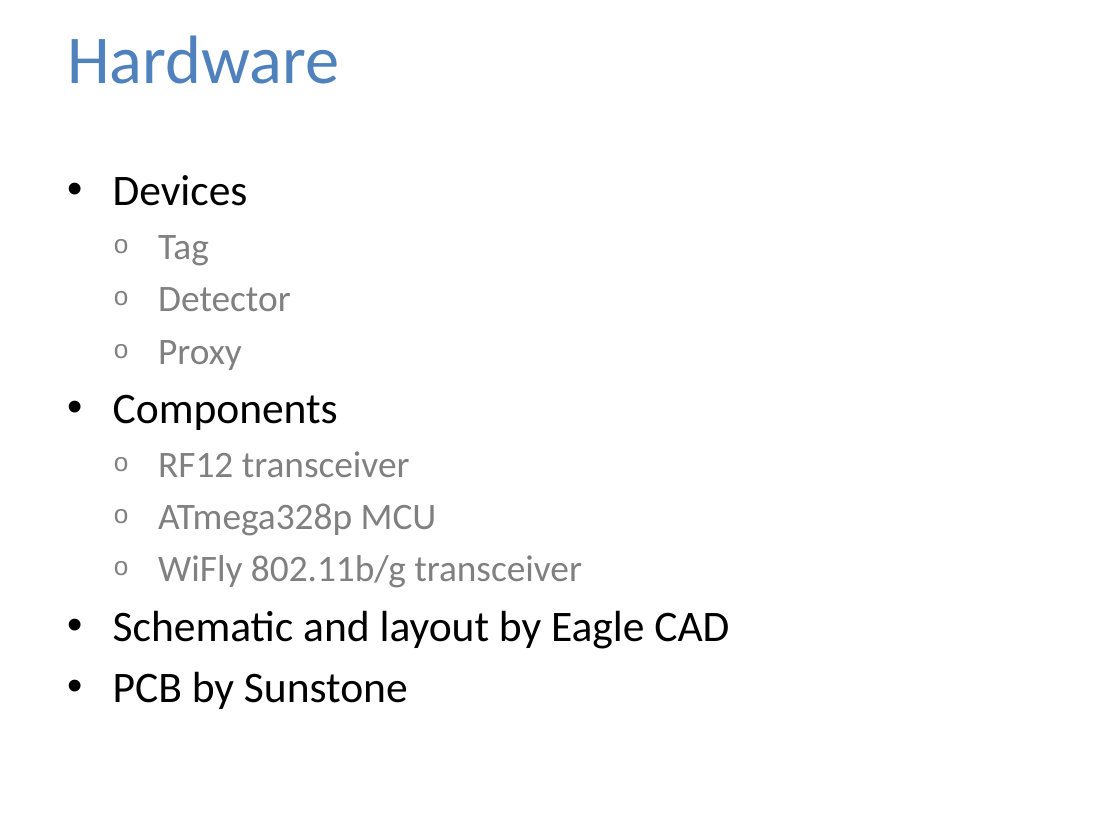
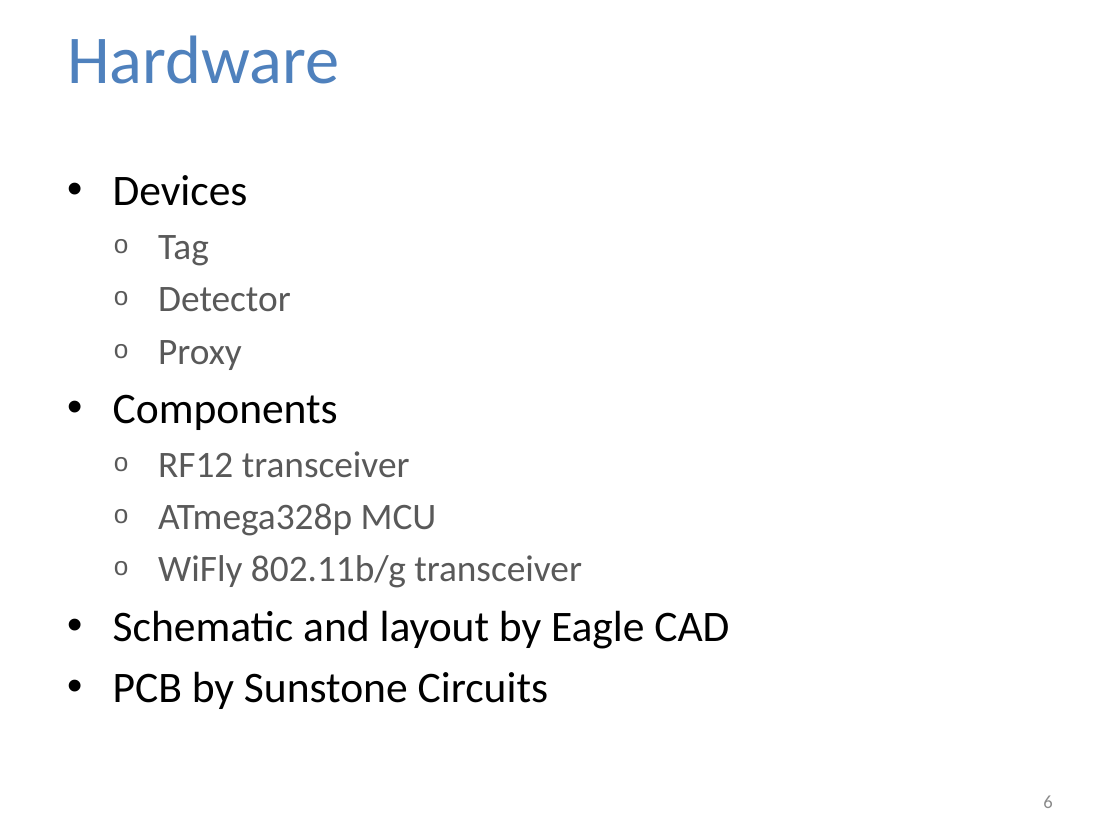
Before and after one commit to jolleekin/tiu-tracking, a slide deck: slide 6 of Docs/TIU_Tracking_Presentation_v1.pptx. Drawn at 1120x840 pixels with LibreOffice and Linux fonts; fonts in the diff are those of the drawing; background and template pictures are left out. Boxes give left, top, right and bottom in pixels: in the first picture for what was removed or moved away, otherwise in the second. Text is boxed around its words. In the diff, an @@ line names an element or a change of style, - is before the commit and + after.

```diff
--- a/Docs/TIU_Tracking_Presentation_v1.pptx
+++ b/Docs/TIU_Tracking_Presentation_v1.pptx
@@ text at box(158, 235, 582, 588): text colour #808080 to #595959 in "Tag", "Detector", "Proxy", "RF12 transceiver" and 2 more places @@
@@ text at box(113, 671, 549, 709): text changed @@
-• PCB by Sunstone
+• PCB by Sunstone Circuits
@@ page number added at box(1043, 795, 1052, 808), 12 pt, text #8C8C8C @@
+6
```
Also in this commit, not shown: 23 other slides changed, 4 slides added, 3 slides removed.
